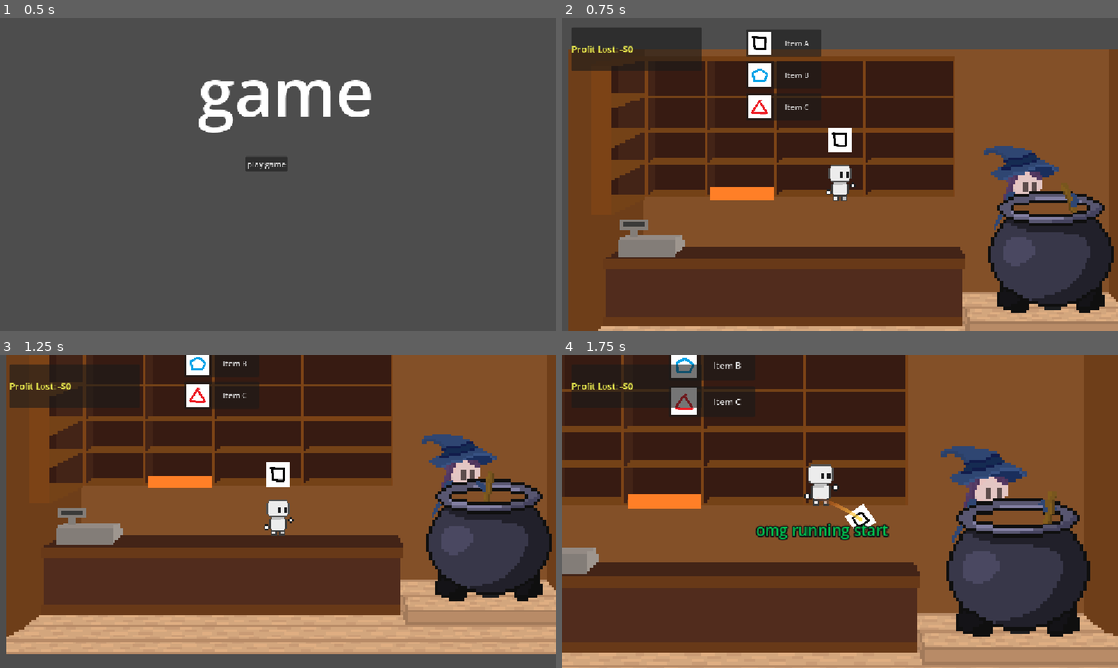
Above: before the commit, frames 1-4 (two rows, left to right).
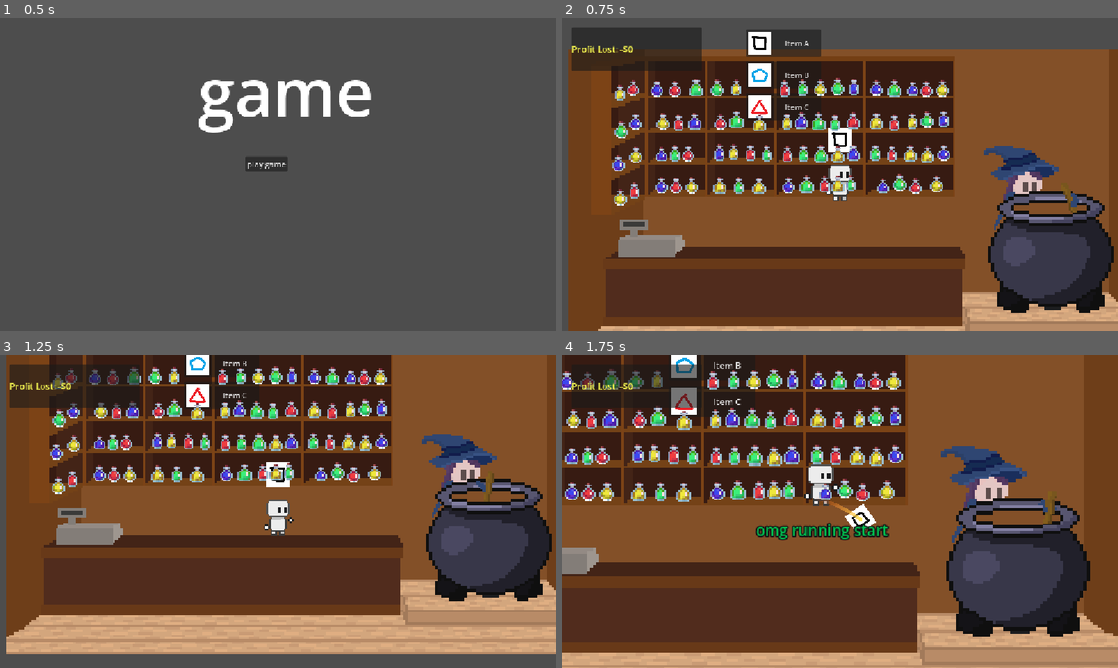
Above: after the commit, the same moments.

Repository: AntAntL/Jame-Gam-Oct2026_RAH
Game: Godot game, scene res://mainmenu.tscn
The game is run twice, just before and just after one commit, with the same random seed, the same clock (stepped at 60 frames per second) and the same inputs. The engine's default icon, where the game draws it, is replaced by a stand-in: a white triangle on a blue panel in a dark square.
Inputs (mouse positions are in pixels of both pictures, inside the frame that each line leads up to):
- Up to frame 1 (0.5 s): no input
- Up to frame 2 (0.75 s): click "play game" at 0.5 s
- Up to frame 3 (1.25 s): no input
- Up to frame 4 (1.75 s): tap Enter at 1.25 s; move the mouse to (962, 495) at 1.27 s; hold D (right) from 1.28 s (still down); tap F (throw) at 1.35 s; click (962, 495) at 1.42 s; tap W (jump) at 1.52 s

Frame 1 is identical in both runs. In frame 2, 6.0% of the frame differs, in the area x 9-70%, y 19-60%; in frame 3, 6.0%; in frame 4, 7.0%, in the area x 0-62%, y 4-50%.

Commit message:
Deco_Update

Diff:
--- a/world.tscn
+++ b/world.tscn
@@ -7,15 +7,23 @@
 [ext_resource type="PackedScene" uid="uid://do4r5yxjuene1" path="res://game_hud.tscn" id="6_hud"]
 [ext_resource type="PackedScene" uid="uid://dfhh0wfxyfc2m" path="res://map.tscn" id="7_pkg7o"]
 [ext_resource type="Script" uid="uid://b0b13m006rpss" path="res://customer_spawner.gd" id="7_spawner"]
-[ext_resource type="Texture2D" uid="uid://dkdnjxrcaglby" path="res://Objects/Sprites/World/Unorganized/orange.png" id="8_gbfbk"]
+[ext_resource type="Texture2D" uid="uid://cweggrihu3g3" path="res://Objects/Sprites/World/Interactable-Main/BlueBottle.png" id="8_cbp6q"]
+[ext_resource type="Texture2D" uid="uid://c6tqebv02vvvl" path="res://Objects/Sprites/World/Interactable-Main/BlueVials.png" id="9_26xuy"]
+[ext_resource type="Texture2D" uid="uid://2l7mwbvmpq83" path="res://Objects/Sprites/World/Interactable-Main/BlueTriBottle.png" id="10_bc84e"]
+[ext_resource type="Texture2D" uid="uid://w14mxi1il8uv" path="res://Objects/Sprites/World/Interactable-Main/GreenBottle.png" id="11_wukud"]
+[ext_resource type="Texture2D" uid="uid://cuxyh8o864jyu" path="res://Objects/Sprites/World/Interactable-Main/GreenTriBottle.png" id="12_il2jm"]
+[ext_resource type="Texture2D" uid="uid://br886isvypmia" path="res://Objects/Sprites/World/Interactable-Main/GreenVial.png" id="13_wjb0r"]
+[ext_resource type="Texture2D" uid="uid://dt6g3x6043lre" path="res://Objects/Sprites/World/Interactable-Main/HealthBottle.png" id="14_mc2jv"]
+[ext_resource type="Texture2D" uid="uid://bn52hmpm0tcuh" path="res://Objects/Sprites/World/Interactable-Main/YellowBottle.png" id="15_bo7i5"]
+[ext_resource type="Texture2D" uid="uid://dwmlwvl74f2kp" path="res://Objects/Sprites/World/Interactable-Main/YellowVial.png" id="16_4h6ng"]
+[ext_resource type="Texture2D" uid="uid://cc04os0nby0xc" path="res://Objects/Sprites/World/Interactable-Main/HealthTriBottle.png" id="17_o3ebs"]
+[ext_resource type="Texture2D" uid="uid://bq4tukp2ab872" path="res://Objects/Sprites/World/Interactable-Main/YellowTriBottle.png" id="18_k83mh"]
+[ext_resource type="Texture2D" uid="uid://dx3nnmr1yrcy5" path="res://Objects/Sprites/World/Interactable-Main/HealthVial.png" id="19_qktwf"]
 
 [sub_resource type="WorldBoundaryShape2D" id="WorldBoundaryShape2D_r300x"]
 
 [sub_resource type="RectangleShape2D" id="RectangleShape2D_r300x"]
 size = Vector2(56, 566)
-
-[sub_resource type="RectangleShape2D" id="RectangleShape2D_1hv83"]
-size = Vector2(25.316462, 5.131447)
 
 [node name="Node2D" type="Node2D" unique_id=784977946]
 
@@ -75,11 +83,357 @@
 position = Vector2(562, 391)
 scale = Vector2(5.135, 5.135)
 
-[node name="Sprite2D2" type="Sprite2D" parent="StaticBody2D2" unique_id=1082163005]
-position = Vector2(-53.94352, -5.452775)
-scale = Vector2(0.1, 0.02)
-texture = ExtResource("8_gbfbk")
-
-[node name="CollisionShape2D" type="CollisionShape2D" parent="StaticBody2D2" unique_id=2073547703]
-position = Vector2(-53.943523, -5.4868774)
-shape = SubResource("RectangleShape2D_1hv83")
+[node name="BlueBottle" type="Sprite2D" parent="." unique_id=297217762]
+position = Vector2(117.99999, 345)
+scale = Vector2(3.32, 3.32)
+texture = ExtResource("8_cbp6q")
+
+[node name="BlueBottle2" type="Sprite2D" parent="." unique_id=1698754]
+position = Vector2(563.99994, 144.00002)
+scale = Vector2(3.32, 3.32)
+texture = ExtResource("8_cbp6q")
+
+[node name="BlueBottle3" type="Sprite2D" parent="." unique_id=142630923]
+position = Vector2(109.00003, 145)
+scale = Vector2(3.32, 3.32)
+texture = ExtResource("8_cbp6q")
+
+[node name="BlueBottle4" type="Sprite2D" parent="." unique_id=470429143]
+position = Vector2(703, 278)
+scale = Vector2(3.32, 3.32)
+texture = ExtResource("8_cbp6q")
+
+[node name="BlueBottle5" type="Sprite2D" parent="." unique_id=2131290916]
+position = Vector2(381, 345)
+scale = Vector2(3.32, 3.32)
+texture = ExtResource("8_cbp6q")
+
+[node name="BlueBottle6" type="Sprite2D" parent="." unique_id=126011455]
+position = Vector2(64.00003, 214.00002)
+scale = Vector2(3.32, 3.32)
+texture = ExtResource("8_cbp6q")
+
+[node name="BlueBottle7" type="Sprite2D" parent="." unique_id=126499437]
+position = Vector2(29.000004, 300)
+scale = Vector2(3.32, 3.32)
+texture = ExtResource("8_cbp6q")
+
+[node name="BlueVials" type="Sprite2D" parent="." unique_id=1695084046]
+position = Vector2(238, 277)
+scale = Vector2(3.48, 3.48)
+texture = ExtResource("9_26xuy")
+
+[node name="BlueVials2" type="Sprite2D" parent="." unique_id=406803491]
+position = Vector2(517, 142)
+scale = Vector2(3.48, 3.48)
+texture = ExtResource("9_26xuy")
+
+[node name="BlueVials3" type="Sprite2D" parent="." unique_id=1940362244]
+position = Vector2(703, 208)
+scale = Vector2(3.48, 3.48)
+texture = ExtResource("9_26xuy")
+
+[node name="BlueTriBottle" type="Sprite2D" parent="." unique_id=1688607739]
+position = Vector2(118, 281)
+scale = Vector2(2.8954587, 2.8954587)
+texture = ExtResource("10_bc84e")
+
+[node name="BlueTriBottle2" type="Sprite2D" parent="." unique_id=1211720237]
+position = Vector2(639, 145)
+scale = Vector2(2.8954587, 2.8954587)
+texture = ExtResource("10_bc84e")
+
+[node name="BlueTriBottle3" type="Sprite2D" parent="." unique_id=177042577]
+position = Vector2(577, 346)
+scale = Vector2(2.8954587, 2.8954587)
+texture = ExtResource("10_bc84e")
+
+[node name="GreenBottle" type="Sprite2D" parent="." unique_id=1425907721]
+position = Vector2(230, 143)
+scale = Vector2(3.584916, 3.584916)
+texture = ExtResource("11_wukud")
+
+[node name="GreenBottle2" type="Sprite2D" parent="." unique_id=1047239690]
+position = Vector2(665, 208.99998)
+scale = Vector2(3.584916, 3.584916)
+texture = ExtResource("11_wukud")
+
+[node name="GreenBottle3" type="Sprite2D" parent="." unique_id=877811481]
+position = Vector2(608, 340)
+scale = Vector2(3.584916, 3.584916)
+texture = ExtResource("11_wukud")
+
+[node name="GreenBottle4" type="Sprite2D" parent="." unique_id=1382418847]
+position = Vector2(480, 141)
+scale = Vector2(3.584916, 3.584916)
+texture = ExtResource("11_wukud")
+
+[node name="GreenBottle5" type="Sprite2D" parent="." unique_id=581824616]
+position = Vector2(31, 230)
+scale = Vector2(3.584916, 3.584916)
+texture = ExtResource("11_wukud")
+
+[node name="GreenTriBottle" type="Sprite2D" parent="." unique_id=2075034206]
+position = Vector2(415, 343)
+scale = Vector2(3.683063, 3.683063)
+texture = ExtResource("12_il2jm")
+
+[node name="GreenTriBottle2" type="Sprite2D" parent="." unique_id=1275926636]
+position = Vector2(185.99994, 142.99997)
+scale = Vector2(3.683063, 3.683063)
+texture = ExtResource("12_il2jm")
+
+[node name="GreenTriBottle3" type="Sprite2D" parent="." unique_id=143389649]
+position = Vector2(270, 209)
+scale = Vector2(3.683063, 3.683063)
+texture = ExtResource("12_il2jm")
+
+[node name="GreenTriBottle5" type="Sprite2D" parent="." unique_id=428758839]
+position = Vector2(440, 212.99998)
+scale = Vector2(3.683063, 3.683063)
+texture = ExtResource("12_il2jm")
+
+[node name="GreenTriBottle6" type="Sprite2D" parent="." unique_id=1623803008]
+position = Vector2(444.99997, 280)
+scale = Vector2(3.683063, 3.683063)
+texture = ExtResource("12_il2jm")
+
+[node name="GreenTriBottle4" type="Sprite2D" parent="." unique_id=367853703]
+position = Vector2(597, 143.99997)
+scale = Vector2(3.683063, 3.683063)
+texture = ExtResource("12_il2jm")
+
+[node name="GreenVial" type="Sprite2D" parent="." unique_id=952146347]
+position = Vector2(333.00003, 279)
+scale = Vector2(3.4181938, 3.4181938)
+texture = ExtResource("13_wjb0r")
+
+[node name="GreenVial4" type="Sprite2D" parent="." unique_id=597760983]
+position = Vector2(275, 346)
+scale = Vector2(3.4181938, 3.4181938)
+texture = ExtResource("13_wjb0r")
+
+[node name="GreenVial5" type="Sprite2D" parent="." unique_id=214821597]
+position = Vector2(409.00003, 280)
+scale = Vector2(3.4181938, 3.4181938)
+texture = ExtResource("13_wjb0r")
+
+[node name="GreenVial6" type="Sprite2D" parent="." unique_id=817362650]
+position = Vector2(474, 216.00003)
+scale = Vector2(3.4181938, 3.4181938)
+texture = ExtResource("13_wjb0r")
+
+[node name="GreenVial7" type="Sprite2D" parent="." unique_id=659421218]
+position = Vector2(407, 143)
+scale = Vector2(3.4181938, 3.4181938)
+texture = ExtResource("13_wjb0r")
+
+[node name="GreenVial8" type="Sprite2D" parent="." unique_id=294298849]
+position = Vector2(507, 341)
+scale = Vector2(3.4181938, 3.4181938)
+texture = ExtResource("13_wjb0r")
+
+[node name="GreenVial2" type="Sprite2D" parent="." unique_id=622072615]
+position = Vector2(143, 280)
+scale = Vector2(3.4181938, 3.4181938)
+texture = ExtResource("13_wjb0r")
+
+[node name="GreenVial3" type="Sprite2D" parent="." unique_id=477891596]
+position = Vector2(558, 278.00003)
+scale = Vector2(3.4181938, 3.4181938)
+texture = ExtResource("13_wjb0r")
+
+[node name="HealthBottle" type="Sprite2D" parent="." unique_id=106692066]
+position = Vector2(145.00002, 346)
+scale = Vector2(3.2419927, 3.2419927)
+texture = ExtResource("14_mc2jv")
+
+[node name="HealthBottle2" type="Sprite2D" parent="." unique_id=1179765845]
+position = Vector2(170.00002, 280.00003)
+scale = Vector2(3.2419927, 3.2419927)
+texture = ExtResource("14_mc2jv")
+
+[node name="HealthBottle3" type="Sprite2D" parent="." unique_id=110408453]
+position = Vector2(664, 146.00002)
+scale = Vector2(3.2419927, 3.2419927)
+texture = ExtResource("14_mc2jv")
+
+[node name="HealthBottle4" type="Sprite2D" parent="." unique_id=921344975]
+position = Vector2(143.00006, 146.00002)
+scale = Vector2(3.2419927, 3.2419927)
+texture = ExtResource("14_mc2jv")
+
+[node name="HealthBottle5" type="Sprite2D" parent="." unique_id=69243696]
+position = Vector2(237, 214)
+scale = Vector2(3.2419927, 3.2419927)
+texture = ExtResource("14_mc2jv")
+
+[node name="HealthBottle6" type="Sprite2D" parent="." unique_id=1447203788]
+position = Vector2(641, 347)
+scale = Vector2(3.2419927, 3.2419927)
+texture = ExtResource("14_mc2jv")
+
+[node name="HealthBottle7" type="Sprite2D" parent="." unique_id=1428280227]
+position = Vector2(56.000122, 144.00002)
+scale = Vector2(3.2419927, 3.2419927)
+texture = ExtResource("14_mc2jv")
+
+[node name="YellowBottle" type="Sprite2D" parent="." unique_id=1019615317]
+position = Vector2(181, 342.00003)
+scale = Vector2(3.4448822, 3.4448822)
+texture = ExtResource("15_bo7i5")
+
+[node name="YellowBottle2" type="Sprite2D" parent="." unique_id=1210123442]
+position = Vector2(121.000015, 210)
+scale = Vector2(3.4448822, 3.4448822)
+texture = ExtResource("15_bo7i5")
+
+[node name="YellowBottle3" type="Sprite2D" parent="." unique_id=1921243553]
+position = Vector2(700, 141.00002)
+scale = Vector2(3.4448822, 3.4448822)
+texture = ExtResource("15_bo7i5")
+
+[node name="YellowBottle4" type="Sprite2D" parent="." unique_id=971601583]
+position = Vector2(688.00006, 339)
+scale = Vector2(3.4448822, 3.4448822)
+texture = ExtResource("15_bo7i5")
+
+[node name="YellowBottle5" type="Sprite2D" parent="." unique_id=451375824]
+position = Vector2(447.00006, 140)
+scale = Vector2(3.4448822, 3.4448822)
+texture = ExtResource("15_bo7i5")
+
+[node name="YellowBottle6" type="Sprite2D" parent="." unique_id=1686878421]
+position = Vector2(65, 279)
+scale = Vector2(3.4448822, 3.4448822)
+texture = ExtResource("15_bo7i5")
+
+[node name="YellowBottle7" type="Sprite2D" parent="." unique_id=590362744]
+position = Vector2(33, 367.00003)
+scale = Vector2(3.4448822, 3.4448822)
+texture = ExtResource("15_bo7i5")
+
+[node name="YellowVial" type="Sprite2D" parent="." unique_id=2125856235]
+position = Vector2(267, 273)
+scale = Vector2(3.3200011, 3.3200011)
+texture = ExtResource("16_4h6ng")
+
+[node name="YellowVial2" type="Sprite2D" parent="." unique_id=190667978]
+position = Vector2(638, 209)
+scale = Vector2(3.3200011, 3.3200011)
+texture = ExtResource("16_4h6ng")
+
+[node name="YellowVial3" type="Sprite2D" parent="." unique_id=1523782736]
+position = Vector2(32, 151)
+scale = Vector2(3.3200011, 3.3200011)
+texture = ExtResource("16_4h6ng")
+
+[node name="YellowVial4" type="Sprite2D" parent="." unique_id=1219948275]
+position = Vector2(273, 139)
+scale = Vector2(3.3200011, 3.3200011)
+texture = ExtResource("16_4h6ng")
+
+[node name="YellowVial5" type="Sprite2D" parent="." unique_id=1095265584]
+position = Vector2(378, 210)
+scale = Vector2(3.3200011, 3.3200011)
+texture = ExtResource("16_4h6ng")
+
+[node name="HealthTriBottle" type="Sprite2D" parent="." unique_id=1320204717]
+position = Vector2(512, 210.99998)
+scale = Vector2(3.3702307, 3.3702307)
+texture = ExtResource("17_o3ebs")
+
+[node name="YellowTriBottle" type="Sprite2D" parent="." unique_id=2113103143]
+position = Vector2(239.00002, 342)
+scale = Vector2(3.4361122, 3.4361122)
+texture = ExtResource("18_k83mh")
+
+[node name="YellowTriBottle6" type="Sprite2D" parent="." unique_id=830767907]
+position = Vector2(320, 343)
+scale = Vector2(3.4361122, 3.4361122)
+texture = ExtResource("18_k83mh")
+
+[node name="YellowTriBottle7" type="Sprite2D" parent="." unique_id=189961681]
+position = Vector2(484, 278)
+scale = Vector2(3.4361122, 3.4361122)
+texture = ExtResource("18_k83mh")
+
+[node name="YellowTriBottle8" type="Sprite2D" parent="." unique_id=1168052921]
+position = Vector2(484, 339)
+scale = Vector2(3.4361122, 3.4361122)
+texture = ExtResource("18_k83mh")
+
+[node name="YellowTriBottle2" type="Sprite2D" parent="." unique_id=542571194]
+position = Vector2(563, 209)
+scale = Vector2(3.4361122, 3.4361122)
+texture = ExtResource("18_k83mh")
+
+[node name="YellowTriBottle3" type="Sprite2D" parent="." unique_id=6302287]
+position = Vector2(669, 278)
+scale = Vector2(3.4361122, 3.4361122)
+texture = ExtResource("18_k83mh")
+
+[node name="YellowTriBottle4" type="Sprite2D" parent="." unique_id=1008310440]
+position = Vector2(634, 276)
+scale = Vector2(3.4361122, 3.4361122)
+texture = ExtResource("18_k83mh")
+
+[node name="YellowTriBottle5" type="Sprite2D" parent="." unique_id=860743320]
+position = Vector2(321, 213)
+scale = Vector2(3.4361122, 3.4361122)
+texture = ExtResource("18_k83mh")
+
+[node name="HealthVial" type="Sprite2D" parent="." unique_id=2136565916]
+position = Vector2(592, 280)
+scale = Vector2(3.383789, 3.383789)
+texture = ExtResource("19_qktwf")
+
+[node name="HealthVial2" type="Sprite2D" parent="." unique_id=823783019]
+position = Vector2(597.00006, 216.00003)
+scale = Vector2(3.383789, 3.383789)
+texture = ExtResource("19_qktwf")
+
+[node name="HealthVial8" type="Sprite2D" parent="." unique_id=170961538]
+position = Vector2(59.00006, 356)
+scale = Vector2(3.383789, 3.383789)
+texture = ExtResource("19_qktwf")
+
+[node name="HealthVial3" type="Sprite2D" parent="." unique_id=641367750]
+position = Vector2(376, 281)
+scale = Vector2(3.383789, 3.383789)
+texture = ExtResource("19_qktwf")
+
+[node name="HealthVial4" type="Sprite2D" parent="." unique_id=801726067]
+position = Vector2(453.00003, 343.00003)
+scale = Vector2(3.383789, 3.383789)
+texture = ExtResource("19_qktwf")
+
+[node name="HealthVial5" type="Sprite2D" parent="." unique_id=1194622062]
+position = Vector2(299, 278.00003)
+scale = Vector2(3.383789, 3.383789)
+texture = ExtResource("19_qktwf")
+
+[node name="HealthVial6" type="Sprite2D" parent="." unique_id=788601135]
+position = Vector2(150.00005, 216)
+scale = Vector2(3.383789, 3.383789)
+texture = ExtResource("19_qktwf")
+
+[node name="HealthVial7" type="Sprite2D" parent="." unique_id=1260958386]
+position = Vector2(370, 145)
+scale = Vector2(3.383789, 3.383789)
+texture = ExtResource("19_qktwf")
+
+[node name="BlueTriBottle4" type="Sprite2D" parent="." unique_id=1782485474]
+position = Vector2(408, 211)
+scale = Vector2(3.424197, 3.424197)
+texture = ExtResource("10_bc84e")
+
+[node name="BlueTriBottle5" type="Sprite2D" parent="." unique_id=1768424277]
+position = Vector2(186.99997, 212.99998)
+scale = Vector2(3.424197, 3.424197)
+texture = ExtResource("10_bc84e")
+
+[node name="BlueTriBottle6" type="Sprite2D" parent="." unique_id=1415018392]
+position = Vector2(516, 278)
+scale = Vector2(3.424197, 3.424197)
+texture = ExtResource("10_bc84e")
